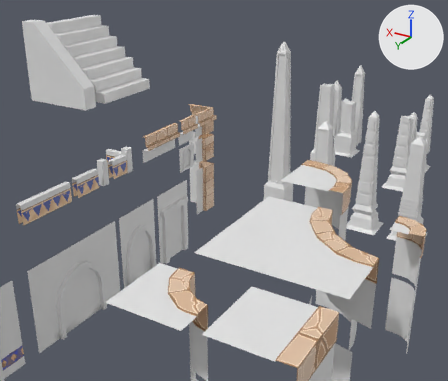
A saved change to the FBX model Assets/Art/Environment/Modules/Models/ModularPacks/Zone2-ModularAssets.fbx.
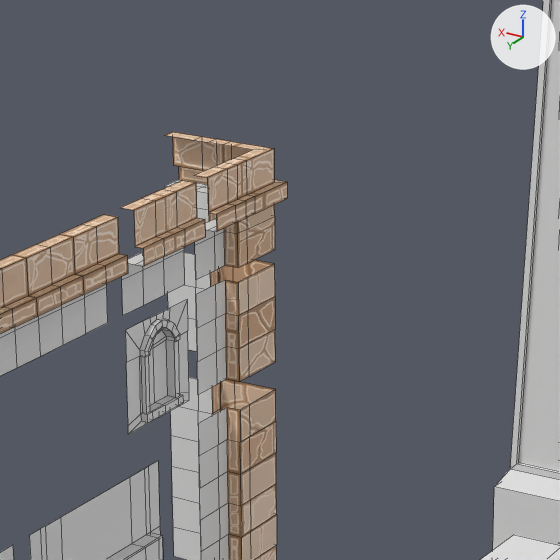
There are two pictures of each version: one from a 50 mm lens placed at (-15.41, 35.57, 12.81), pointed at (-3.67, 16.01, 3.03), one close up on the part from 34% to 62% of the width and 19% to 53% of the height. Every picture has the same lights, and +X, +Y and +Z are marked at upper right. The older version's two pictures come first. The close-ups show mesh edges as thin lines. Where no turn or scale is listed for an object, it has been applied to the vertices.
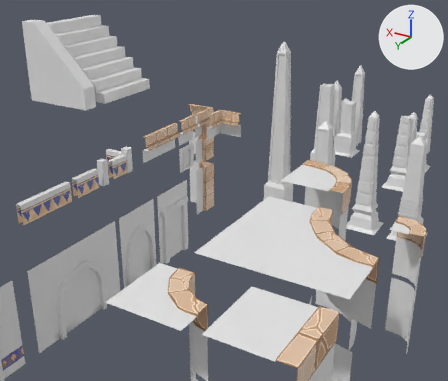
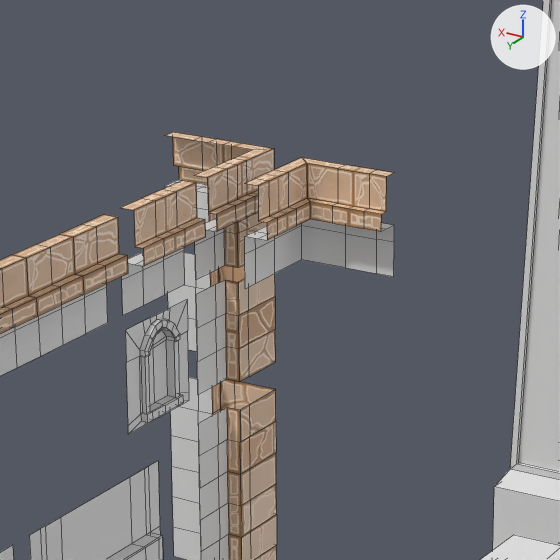
Where the newer file only moved an object's origin or applied its transform, the numbers keep the older frame.

Changed parts and their boxes (x1, y1, x2, y2) in the close-ups (560 x 560 px):
'Plane.017', added
    after: (245, 157, 394, 288)
    faces in mat_trimsheet (picture img_trimsheet2_color_png): (245, 157, 393, 240)
    faces in mat_wall (white #e7e7e7): (245, 219, 394, 288)

The edits, one by one:
Mesh me_plane_021 is new.
It has 63 vertices, 48 faces and spans x -0.703..0.297, y -0.297..0.703, z -0.296..0.704.
Faces by material slot: [24, 24].
It uses material mat_wall (white #e7e7e7).
It uses material mat_trimsheet (picture img_trimsheet2_color_png).
Object 'Plane.017' (ob_plane_017) is new; it shows me_plane_021.
Its location is (-2.952, 14.945, 5.167).
